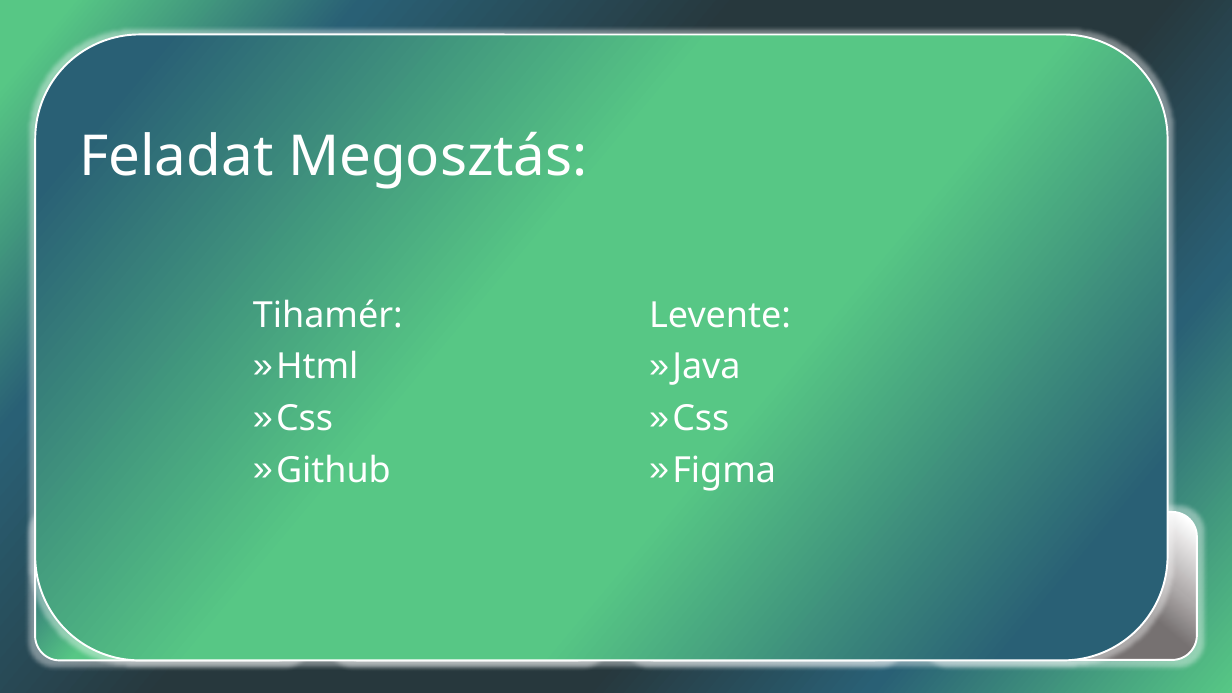
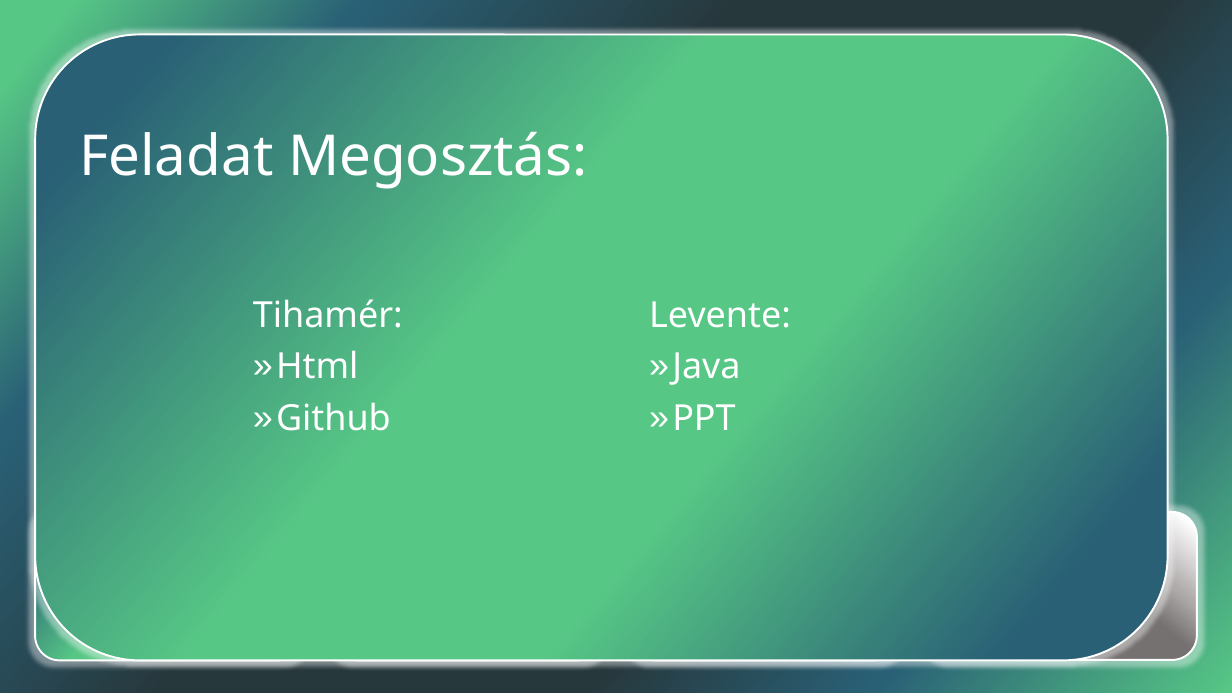
Before and after one commit to TihikEu/Kiszallitasi-Etelrendelo-Rendszer, a slide deck: slide 4 of Kiszállítás és Ételrendező Rendszer.pptx. Drawn at 1232x693 pixels with LibreOffice and Linux fonts; fonts in the diff are those of the drawing. Boxes give left, top, right and bottom in pixels: in the first picture for what was removed or moved away, otherwise in the second. Text is boxed around its words. In the diff, an @@ line names an element or a change of style, - is before the commit and + after.

Commit message:
PPT

```diff
--- a/Kiszállítás és Ételrendező Rendszer.pptx
+++ b/Kiszállítás és Ételrendező Rendszer.pptx
@@ text at <box>276,404,333,431</box>: paragraph removed @@
-» Css
@@ text at <box>672,404,735,430</box>: text changed @@
-» Css
-» Figma
+» PPT
```
Also in this commit, not shown: 1 other slide changed.
